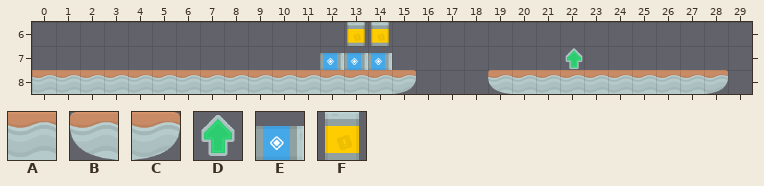
Tiled map: Running From Power/Maps/Med Map 2.tmx. The first picture shows the starting point.
Cells are 70x70 px. Shown: x 0..29, y 6..8.
Key: from "platformerPack_industrial_tile": A 2, B 16, C 17, D 83, E 90, F 91.
_ is an empty cell.
Objects are placed by their top-left corner, in cells (3,4 is the top-left corner of cell 3,4); size is 1x1 cell unless given.
Layer "Tile Layer 1" before, first column x 0:
6 _____________FF_______________
7 ____________EEE_______________
8 AAAAAAAAAAAAAAAC___BAAAAAAAAC_
Objects on layer "Powerups" before:
D at 22.1,7
And afterwards:
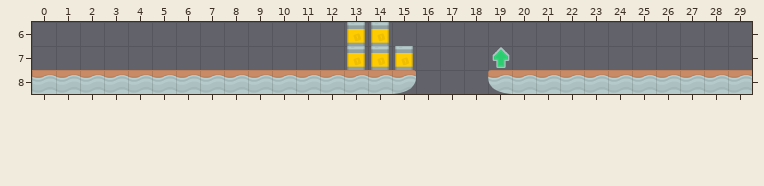
Author's note on the commit: new set of levels that make it a little easier and makes it more possible to avoid powerups
Difference:
Layer "Tile Layer 1":
Tile C gives way to tile A in row 8 at x 28.
The edit adds tile A in row 8 at x 29.
Tile E gives way to tile F in row 7 at x 13 to 14.
The edit adds tile F in row 7 at x 15.
The edit erases tile E in row 7 at x 12.
Layer "Powerups":
Object D at 22.1,7 becomes D at 19.1,7.
Where, in picture pixels (left, top, right, bottom), the same in both pictures:
changed: (320, 46, 413, 70)
new place: (492, 47, 510, 68)
old place: (565, 48, 583, 69)
changed: (705, 70, 752, 94)
